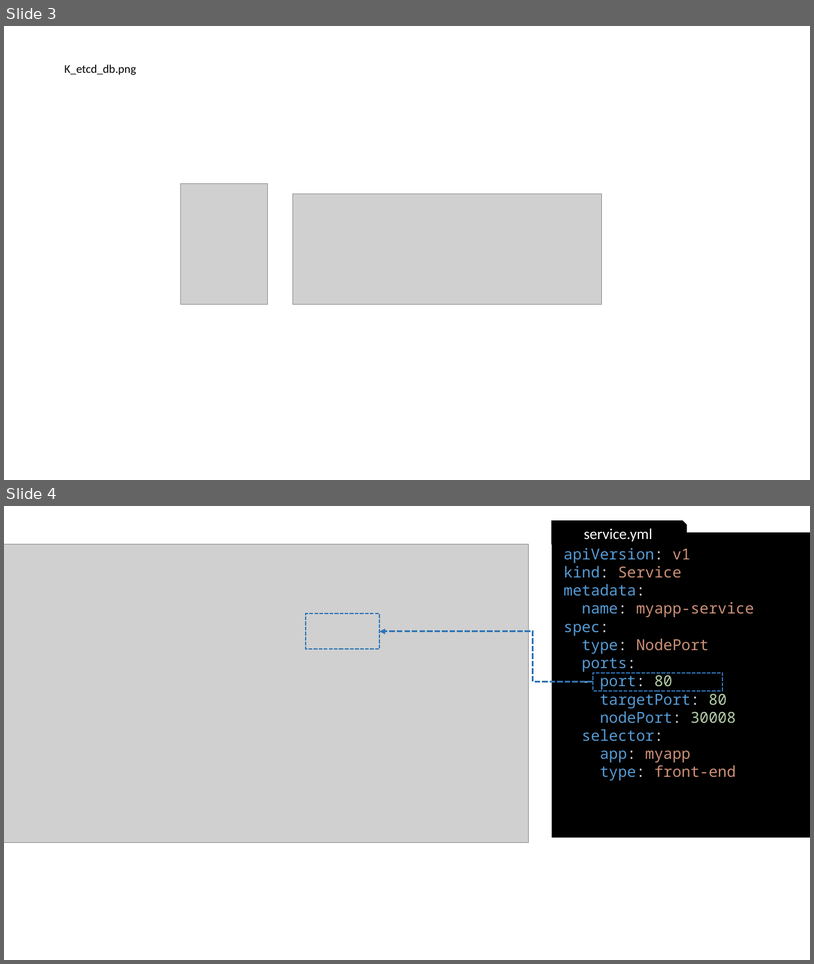
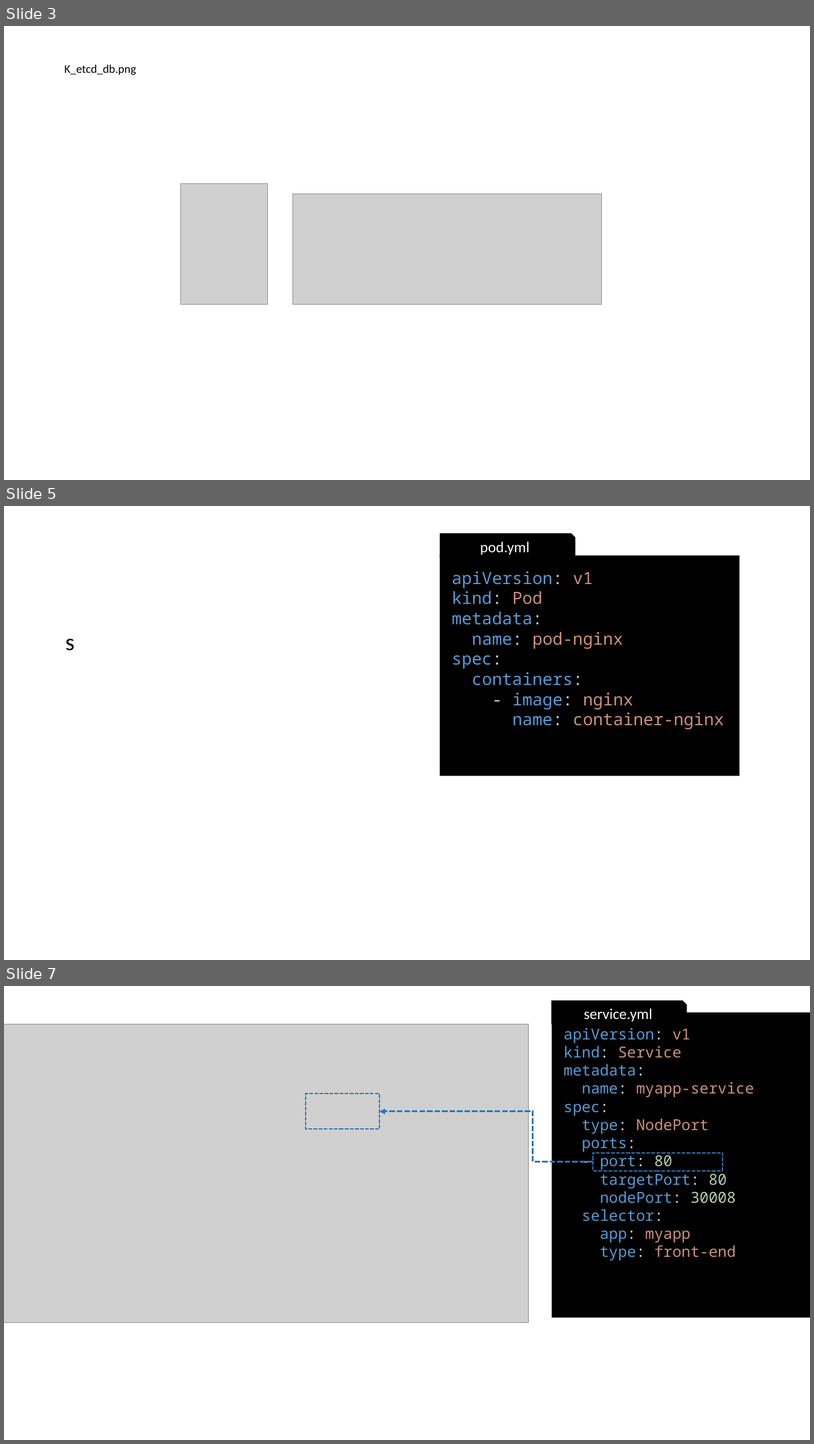
Before and after one commit to gerassimos/kgs, a slide deck: docs/images/slides_images.pptx. Shown one above the other, each under a label of ours: slides 3 and 4 before the commit, slides 3, 5 and 7 after it; the slides between them are not shown. The pictures are 814x964 and 814x1444 pixels, drawn with LibreOffice and Linux fonts; fonts in the diff are those of the drawing; grey boxes stand for pictures. Boxes give left, top, right and bottom in pixels: in the first picture for what was removed or moved away, otherwise in the second. Text is boxed around its words. In the diff, an @@ line names an element or a change of style, - is before the commit and + after.

```diff
--- a/docs/images/slides_images.pptx
+++ b/docs/images/slides_images.pptx
@@ slide 5 added at box(4, 506, 810, 960), background #FFFFFF @@
@@ snip rect added at box(441, 534, 576, 557), fill #000000, outline #000000 1 pt, 18 pt, text #FFFFFF @@
+pod.yml
@@ rectangle added at box(440, 556, 740, 776), fill #000000, 20 pt, text #569CD6 @@
+apiVersion: v1
+kind: Pod
+metadata:
+name: pod-nginx
+spec:
+containers:
+- image: nginx
+name: container-nginx
@@ text added at box(65, 639, 74, 651), 28 pt, text #000000 @@
+s
@@ what was slide 4 is now slide 7 @@
```
Also in this commit, not shown: 2 other slides added, 3 other files.
